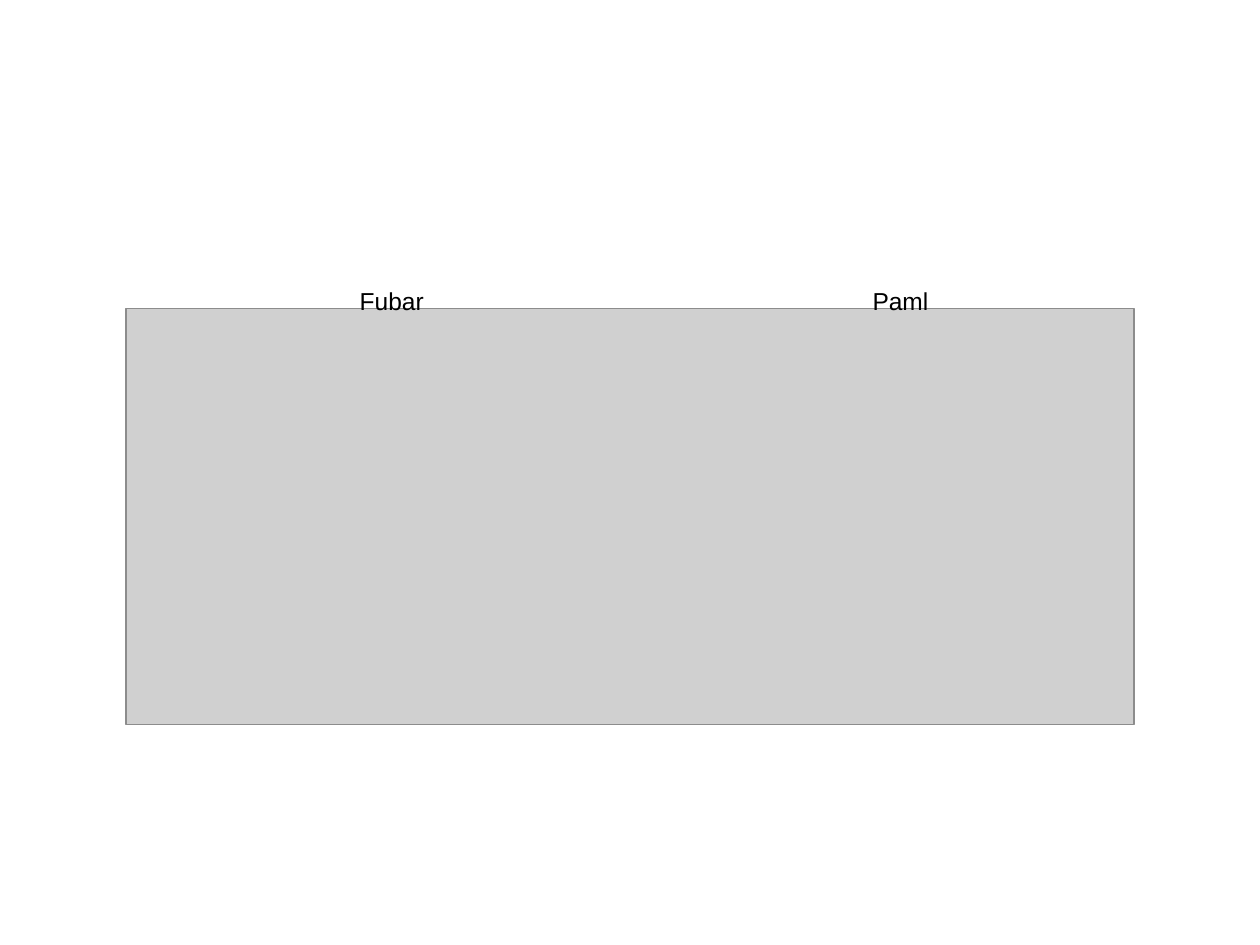
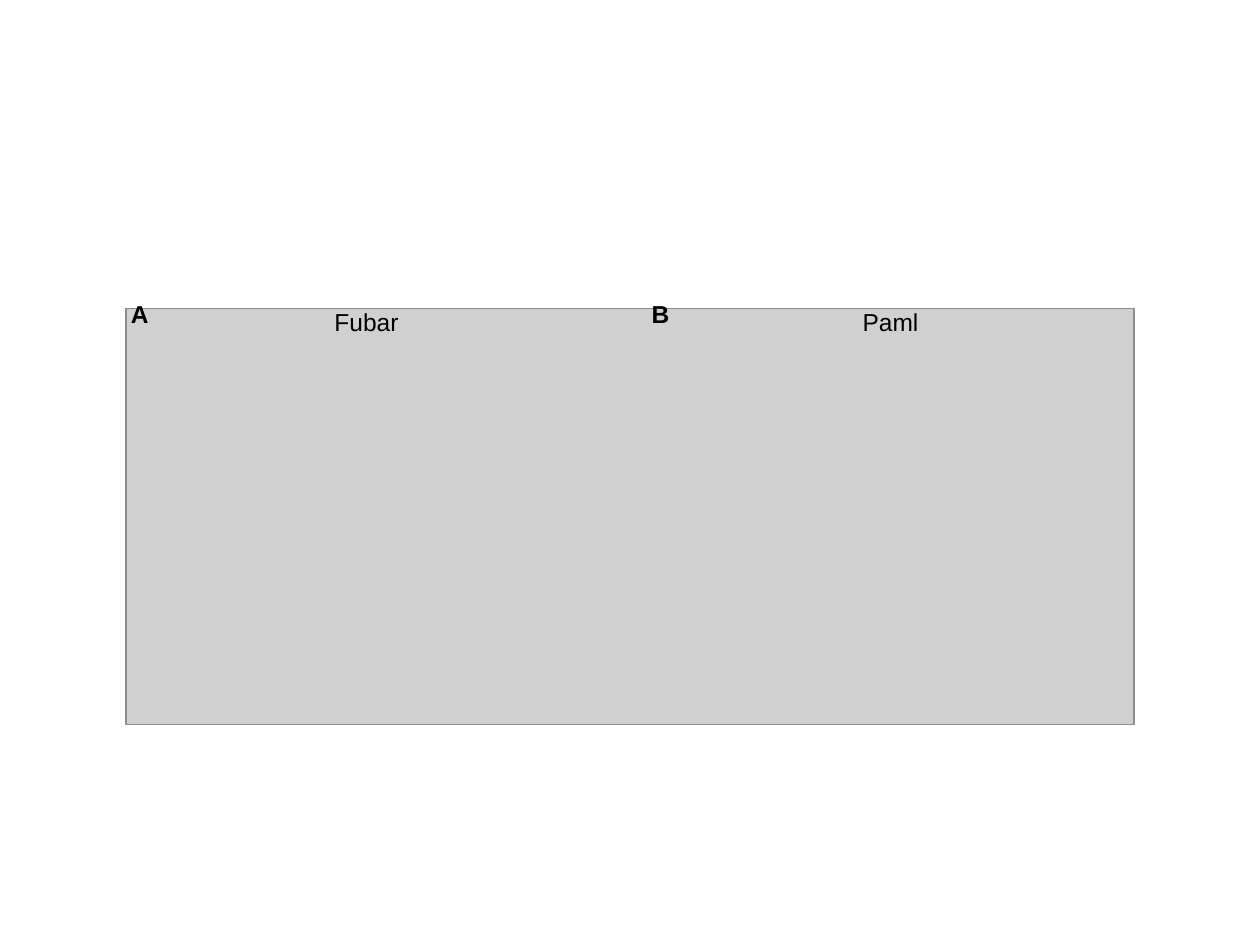
Before and after one commit to sjspielman/alignment_filtering, a slide deck: slide 4 of analysis/Rcode_plots/edit_figures.pptx. Drawn at 1260x945 pixels with LibreOffice and Linux fonts; fonts in the diff are those of the drawing; grey boxes stand for pictures. Boxes give left, top, right and bottom in pixels: in the first picture for what was removed or moved away, otherwise in the second. Text is boxed around its words. In the diff, an @@ line names an element or a change of style, - is before the commit and + after.

```diff
--- a/analysis/Rcode_plots/edit_figures.pptx
+++ b/analysis/Rcode_plots/edit_figures.pptx
@@ text added at (131,303,670,323), 14 pt, text #000000, bold @@
+A B
@@ text "Fubar": place and size @@
-text "Fubar" at (360,290,424,311)
+text "Fubar" at (334,313,398,332)
@@ text "Paml": place and size @@
-text "Paml" at (873,290,929,311)
+text "Paml" at (863,313,919,332)
```
Also in this commit, not shown: 3 other slides changed, 9 other files.
